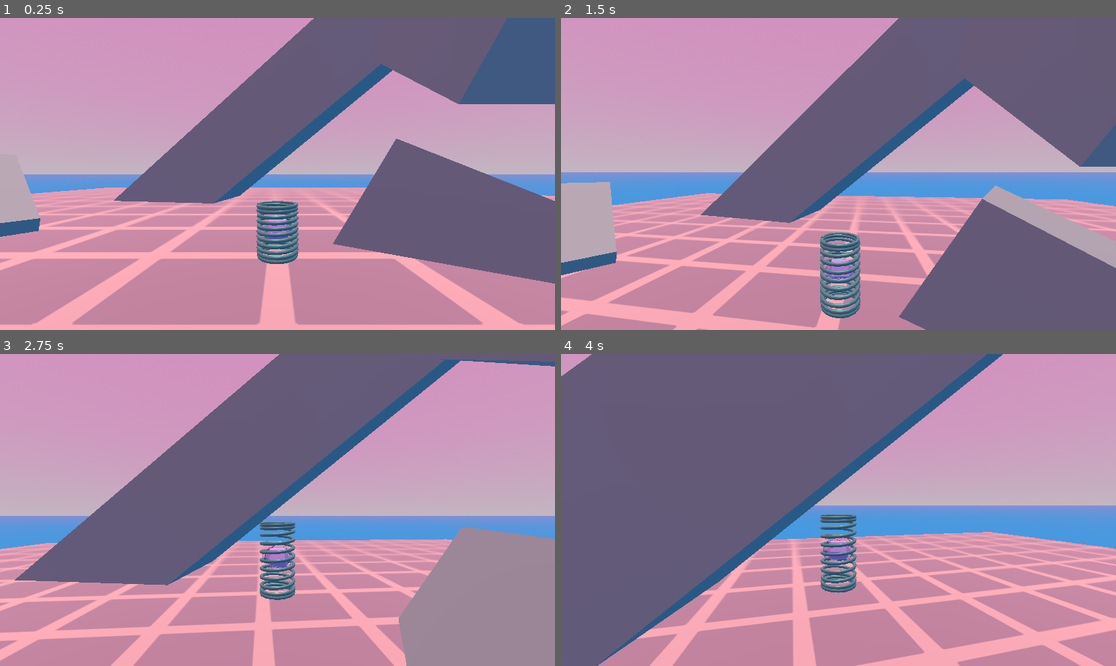
Above: before the commit, frames 1-4 (two rows, left to right).
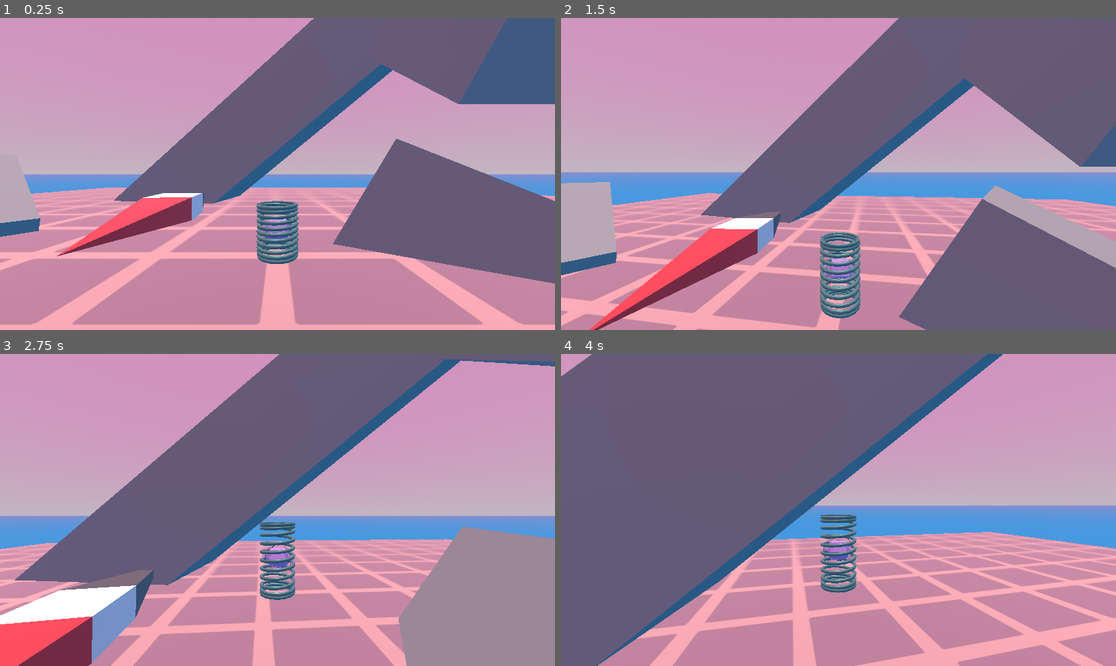
Above: after the commit, the same moments.

Repository: Althories/springstar
Game: Godot game, scene res://Scenes/Levels/main.tscn
The game is run twice, just before and just after one commit, with the same random seed, the same clock (stepped at 60 frames per second) and the same inputs. This scene is started directly instead of the project's main scene.
Inputs (mouse positions are in pixels of both pictures, inside the frame that each line leads up to):
- Up to frame 1 (0.25 s): no input
- Up to frame 2 (1.5 s): move the mouse to (866, 174) at 0.52 s; press the mouse at (866, 174) at 0.53 s; hold W (move_forward) from 0.53 s (still down); tap Space (jump) at 0.77 s; move the mouse to (810, 174) at 1.27 s; release the mouse at (810, 174) at 1.28 s; click (810, 174) at 1.35 s
- Up to frame 3 (2.75 s): keep holding W (move_forward); tap Space (jump) at 1.52 s; move the mouse to (288, 503) at 2.02 s; press the mouse at (288, 503) at 2.03 s
- Up to frame 4 (4 s): keep holding W (move_forward); move the mouse to (832, 516) at 2.77 s; release the mouse at (832, 516) at 2.78 s; click (832, 516) at 2.85 s; tap Space (jump) at 3.02, 3.77 s; move the mouse to (877, 513) at 3.52 s; press the mouse at (877, 513) at 3.53 s

The runs differ from the first frame. In frame 1, 2.0% of the frame differs, in the area x 10-37%, y 56-77%; in frame 2, 3.4%; in frame 3, 5.6%, in the area x 0-28%, y 69-100%; in frame 4, nothing differs.

Commit message:
starting point
yeah

Diff:
--- a/Scenes/Levels/main.tscn
+++ b/Scenes/Levels/main.tscn
@@ -1,11 +1,14 @@
-[gd_scene load_steps=17 format=3 uid="uid://c81sj5o1b71pc"]
+[gd_scene load_steps=21 format=3 uid="uid://c81sj5o1b71pc"]
 
 [ext_resource type="Texture2D" uid="uid://dfu8d2gkxdtxv" path="res://Assets/Textures/floortile.tga" id="1_ysn0p"]
 [ext_resource type="AudioStream" uid="uid://b4sejsx6abtuo" path="res://Music/De Blob OST _ Blissful [Extended]-tB_DbeXmTfk.mp3" id="2_44v0c"]
 [ext_resource type="PackedScene" uid="uid://cusuavcx76vmy" path="res://Scenes/SpringCharacter/spring.tscn" id="2_hmkfj"]
+[ext_resource type="PackedScene" uid="uid://cf6dk4sd2ru4h" path="res://compass_needle.glb" id="3_irfg1"]
+[ext_resource type="Script" uid="uid://btw8eoayqb2qv" path="res://compass.gd" id="4_5sf7f"]
 [ext_resource type="Texture2D" uid="uid://c4j3h3bw63tre" path="res://Assets/UI/gaugeunder.png" id="4_bekv8"]
 [ext_resource type="Texture2D" uid="uid://huw72g3og64t" path="res://Assets/UI/gaugeover.png" id="5_68uyl"]
-[ext_resource type="Script" uid="uid://beakghc48wf70" path="res://Scripts/UIScripts/chargemeter.gd" id="6_o6t2q"]
+[ext_resource type="Script" uid="uid://b7m383xg0unvk" path="res://Scenes/Levels/target.gd" id="6_5sf7f"]
+[ext_resource type="Script" uid="uid://baf0uyk8a2wl4" path="res://Scripts/UIScripts/chargemeter.gd" id="6_o6t2q"]
 
 [sub_resource type="ProceduralSkyMaterial" id="ProceduralSkyMaterial_xhx3e"]
 sky_top_color = Color(0.824498, 0.567902, 0.745864, 1)
@@ -40,6 +43,8 @@
 [sub_resource type="BoxShape3D" id="BoxShape3D_043wf"]
 size = Vector3(5, 5, 50)
 
+[sub_resource type="SphereMesh" id="SphereMesh_5sf7f"]
+
 [node name="Main2" type="Node"]
 
 [node name="World" type="Node" parent="."]
@@ -178,12 +183,22 @@
 
 [node name="TestSpring" parent="SpringStuff" instance=ExtResource("2_hmkfj")]
 
+[node name="Compass" parent="SpringStuff" instance=ExtResource("3_irfg1")]
+transform = Transform3D(1, 0, 0, 0, 1, 0, 0, 0, 1, -4.8188, 0.500001, -4.6428)
+script = ExtResource("4_5sf7f")
+
 [node name="Misc" type="Node" parent="."]
 
 [node name="AudioStreamPlayer" type="AudioStreamPlayer" parent="Misc"]
 stream = ExtResource("2_44v0c")
 volume_db = -30.0
 autoplay = true
+
+[node name="target" type="MeshInstance3D" parent="Misc"]
+transform = Transform3D(1, 0, 0, 0, 1, 0, 0, 0, 1, 0, 0, 31.4632)
+mesh = SubResource("SphereMesh_5sf7f")
+skeleton = NodePath("../..")
+script = ExtResource("6_5sf7f")
 
 [node name="UI" type="Control" parent="."]
 layout_mode = 3
@@ -208,3 +223,7 @@
 texture_progress = ExtResource("5_68uyl")
 script = ExtResource("6_o6t2q")
 spring = NodePath("../../SpringStuff/TestSpring")
+
+[connection signal="target_pos" from="Misc/target" to="SpringStuff/Compass" method="_on_target_target_pos"]
+
+[editable path="SpringStuff/Compass"]
--- /dev/null
+++ b/Scenes/Levels/target.gd
@@ -0,0 +1,7 @@
+extends MeshInstance3D
+
+signal target_pos(target_position)
+
+func _process(delta: float) -> void:
+	var x = position
+	target_pos.emit(x)
--- /dev/null
+++ b/compass.gd
@@ -0,0 +1,20 @@
+extends Node3D
+
+@onready var compass: MeshInstance3D = $Cube
+var target = Vector3()
+
+func _process(delta: float) -> void:
+	#Calculate the direction from the pointer to the target
+	var direction_to_target = (target - compass.global_transform.origin).normalized()
+
+	var angle_y = atan2(direction_to_target.x, direction_to_target.z)
+
+	compass.rotation_degrees.y = rad_to_deg(angle_y) - 90
+
+
+
+
+
+func _on_target_target_pos(target_position: Variant) -> void:
+	target = target_position
+	print(target_position)
Not shown, added: Scenes/Levels/target.gd.uid
Not shown: 1 places in Scenes/Levels/tutorial.tscn that only renumber resources
Not shown, added: compass.gd.uid
Binary file added: compass_needle.glb
Not shown, added: compass_needle.glb.import
